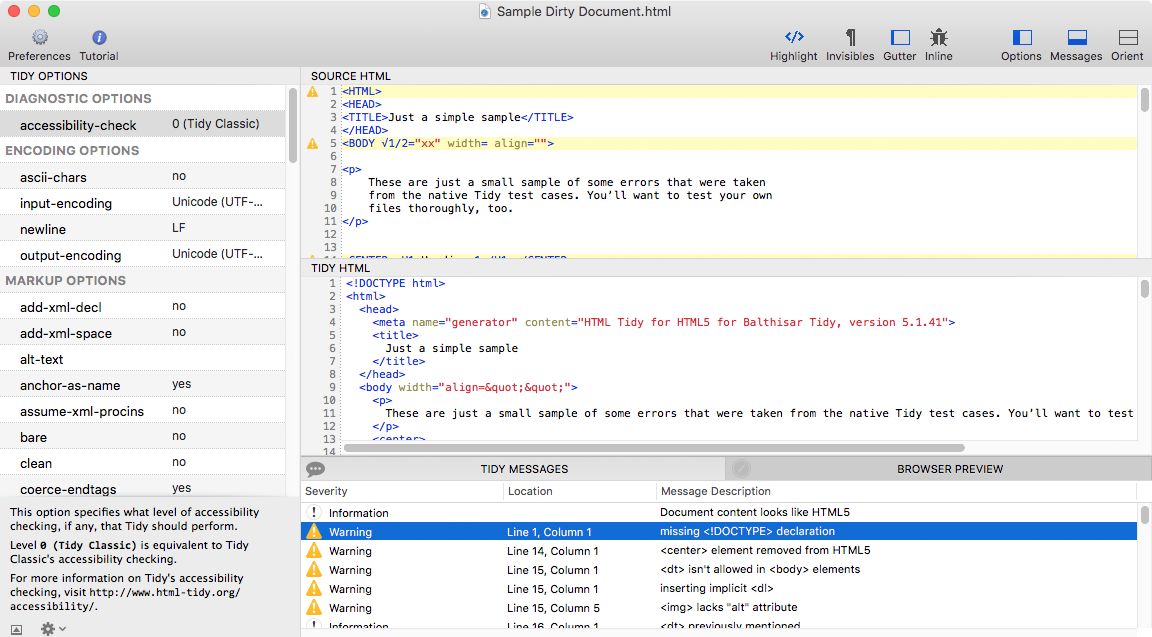
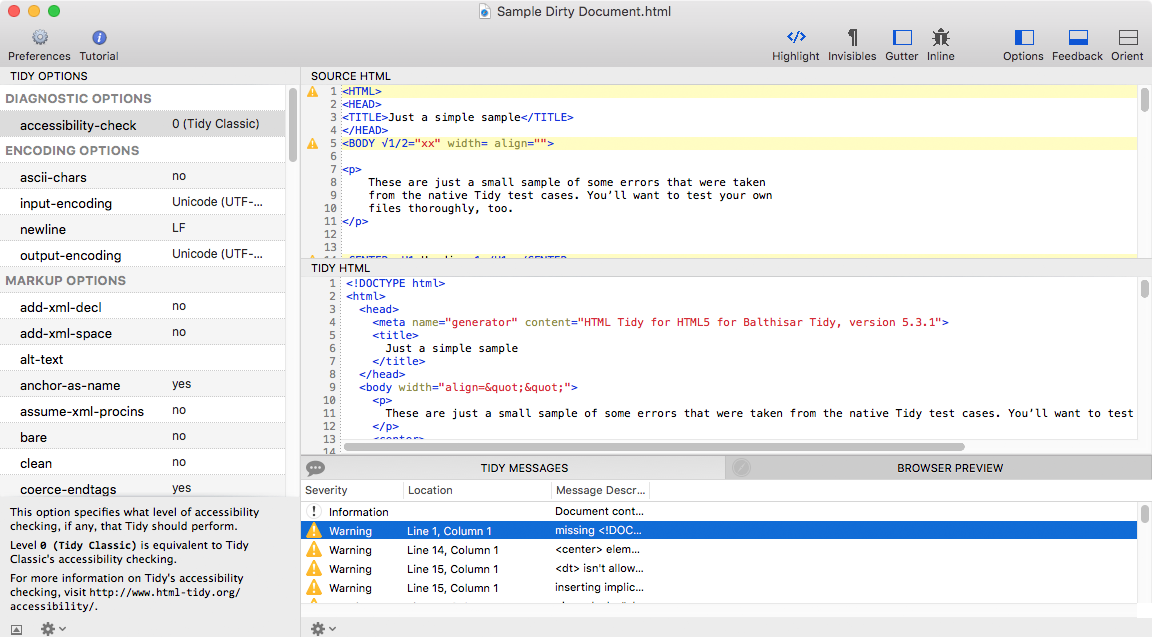
Layer changes from the first 1152 x 637 image to the second:
removed layer "messages" over left=289, top=28, right=1152, bottom=637
added layer "messages_new" over left=289, top=28, right=1152, bottom=637
